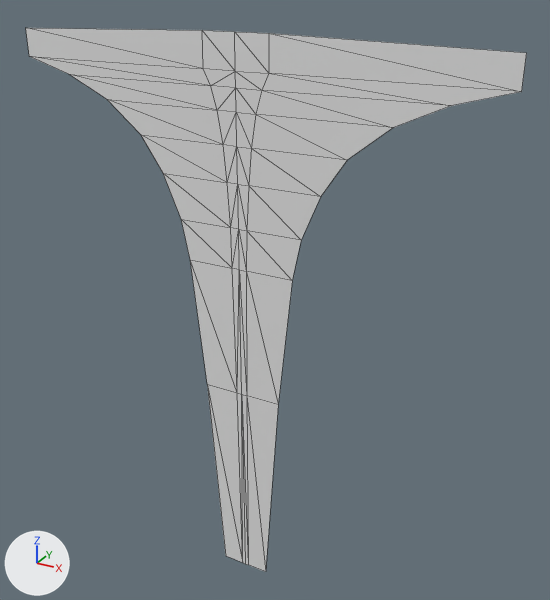
The OBJ model Mesh/breadPOUFarBeamLowerGeo.obj, before and after one commit.
The view is the same before and after, from a 50 mm lens placed at (5.58, -9.04, 9.79), pointed at (0.35, 0.46, 5.04). Every picture has the same lights, and +X, +Y and +Z are marked at lower left. Mesh edges are drawn as thin lines. Where no turn or scale is listed for an object, it has been applied to the vertices. Vertices at the same position are counted once.

The scene before the commit, as lines of its bpy script (objects in view):
```python
me_breadpoufarbeamlowergeo = bpy.data.meshes.new('breadPOUFarBeamLowerGeo')
me_breadpoufarbeamlowergeo.from_pydata(...)  # 50 vertices, 72 faces; spans x -3.77..3.77, y 0.0, z 0.0..8.99
ob_breadpoufarbeamlowergeo = bpy.data.objects.new('breadPOUFarBeamLowerGeo', me_breadpoufarbeamlowergeo)
ob_breadpoufarbeamlowergeo.location = (0.0, 0.0, 0.0)
```
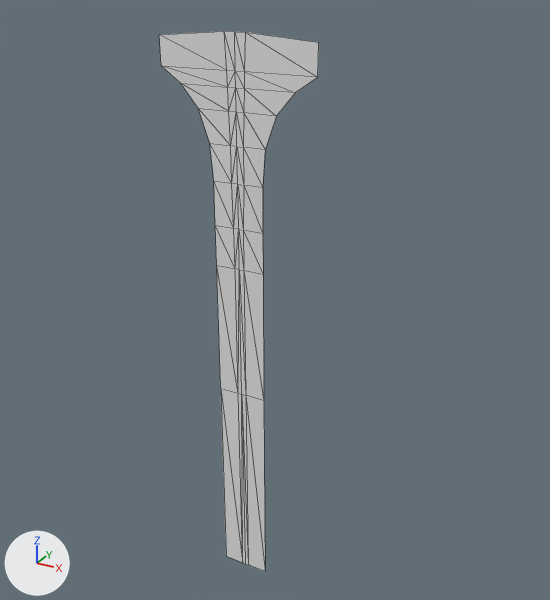
What differs and where, as boxes (x1, y1, x2, y2) in the pictures (550 x 600 px):
'breadPOUFarBeamLowerGeo', reshaped (68% narrower): before (26, 28, 527, 572); after (159, 31, 319, 571)

The change, as a diff of the scene's bpy script:
```diff
--- a/Mesh/breadPOUFarBeamLowerGeo.obj.py
+++ b/Mesh/breadPOUFarBeamLowerGeo.obj.py
@@ me_breadpoufarbeamlowergeo @@
 # used by ob_breadpoufarbeamlowergeo; location = (0.0, 0.0, 0.0)
-me_breadpoufarbeamlowergeo.from_pydata(...)  # 50 vertices, 72 faces; spans x -3.77..3.77, y 0.0, z 0.0..8.99
+me_breadpoufarbeamlowergeo.from_pydata(...)  # 50 vertices, 72 faces; spans x -1.23..1.23, y 0.0, z 0.0..8.99
+# me_breadpoufarbeamlowergeo part 1: 38 of 50 vertices moved; they spanned x -3.77..3.77, y 0.0, z 0.0..8.99 and now span x -1.23..1.23, y 0.0, z 0.0..8.99; mean shift (0.0, 0.0, 0.0); largest move (3.77, 0.0, 8.49) -> (1.23, 0.0, 8.49)
```
